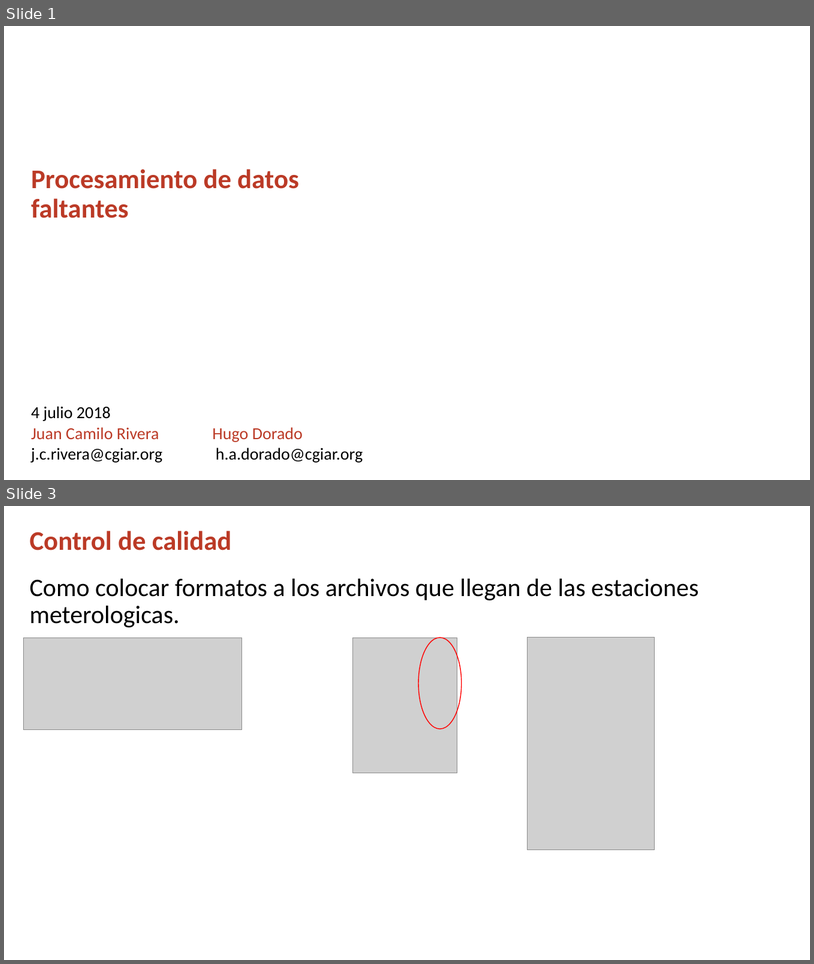
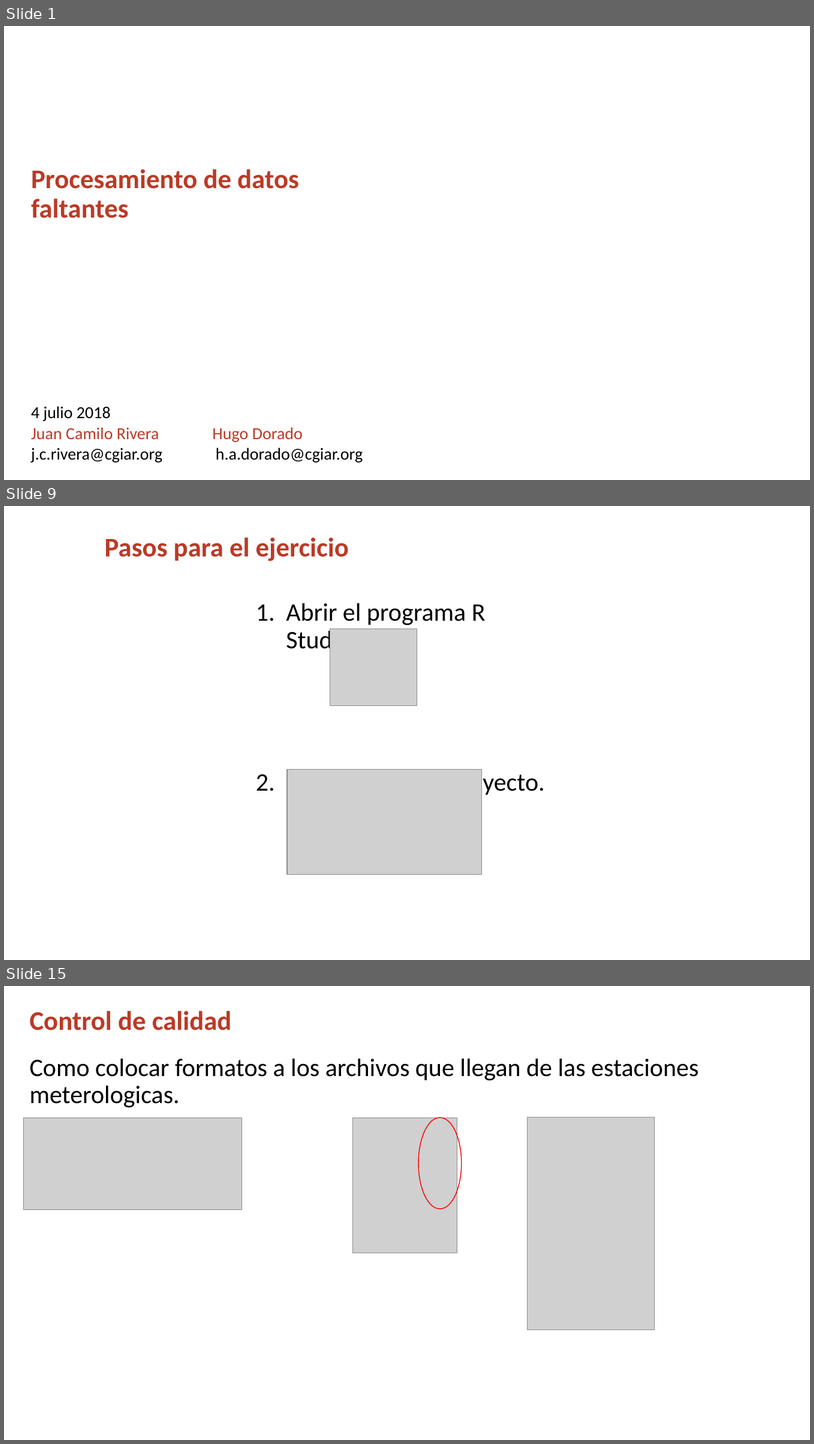
Before and after one commit to j-river1/taller_honduras, a slide deck: DIA_2/Procesamiento_de_datos_faltantes.pptx. Shown one above the other, each under a label of ours: slides 1 and 3 before the commit, slides 1, 9 and 15 after it; the slides between them are not shown. The pictures are 814x964 and 814x1444 pixels, drawn with LibreOffice and Linux fonts; fonts in the diff are those of the drawing; grey boxes stand for pictures; background and template pictures are left out. Boxes give left, top, right and bottom in pixels: in the first picture for what was removed or moved away, otherwise in the second. Text is boxed around its words. In the diff, an @@ line names an element or a change of style, - is before the commit and + after.

```diff
--- a/DIA_2/Procesamiento_de_datos_faltantes.pptx
+++ b/DIA_2/Procesamiento_de_datos_faltantes.pptx
@@ slide 9 added at (4,506,810,960), background #FFFFFF @@
@@ title added at (105,537,349,561), 32 pt, text #BB3A26, bold @@
+Pasos para el ejercicio
@@ subtitle added at (286,603,545,798), 30 pt, text #000000 @@
+1. Abrir el programa R Studio.
+2. Crear un nuevo proyecto.
@@ picture added at (330,628,418,705) @@
@@ picture added at (287,769,482,874) @@
@@ what was slide 3 is now slide 15 @@
```
Also in this commit, not shown: 1 slide changed, 11 other slides added.
